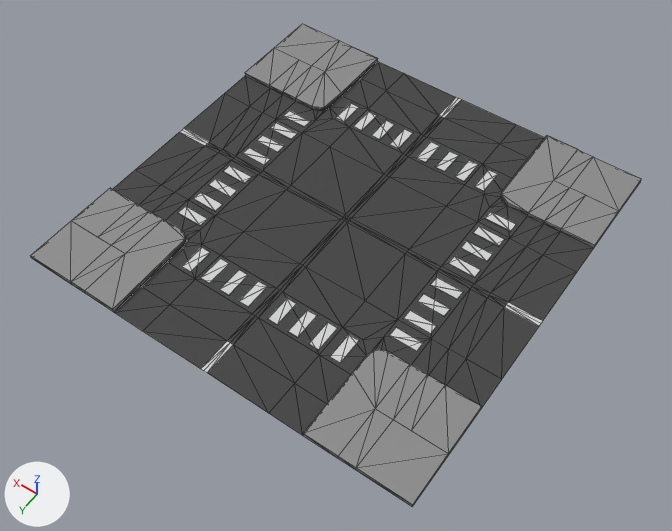
Before and after pictures for a commit that changed the glTF model src/assets/3D_Models/Streets/intersection_road.gltf.
Camera for both pictures: a camera (50 mm lens) standing at (-15.9, 23.1, 32.4) and looking at (-0.6, 1.7, -1.3). The axes (+X, +Y, +Z) are drawn at lower left. The lights are the same throughout. Mesh edges are drawn as thin lines. Where no turn or scale is listed for an object, it has been applied to the vertices. Vertices at the same position are counted once.

Objects in the first picture: 'Intersection'.
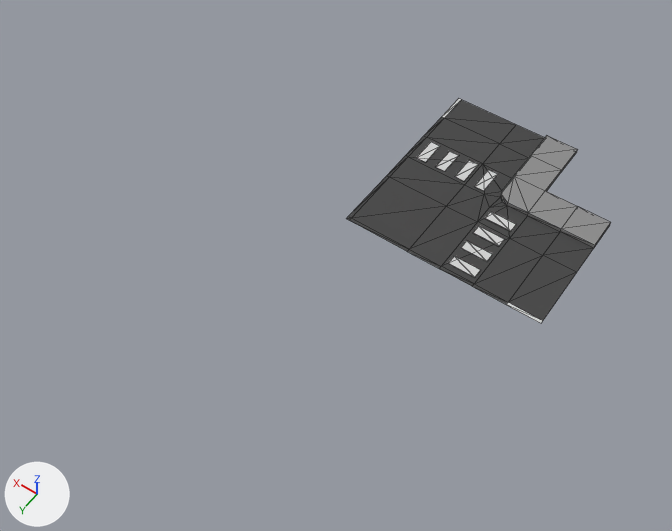
The change in detail:
me_plane is used by ob_intersection; location (0.0, 0.0, 0.0).
me_plane had 647 vertices, 1156 faces and spanned x -10.0..10.0, y -10.0..10.0, z 0.0..0.2.
me_plane now has 161 vertices, 264 faces and spans x -10.0..0.0, y -10.0..0.0, z 0.0..0.2.
me_plane part 1: 24 loose pieces with 288 vertices, spanning x -6.5..6.5, y -6.5..6.5, z 0.0, are deleted.
Part 2, on me_plane:
206 vertices are removed from x -10.0..10.0, y -10.0..10.0, z 0.0..0.2.
443 faces are deleted.
8 vertices are added at x -10.0..-6.7, y -8.3..-6.7, z 0.0..0.2.
10 new faces join them, mat_street (black #444444).
21 new faces join them, mat_sidewalk (grey #8b8b8b).

Where the change shows, as pixel boxes (x1, y1, x2, y2) in the pictures (672 x 531 px):
'Intersection', reshaped (56% narrower, 54% shorter)
    before: (31, 24, 641, 507)
    after: (346, 99, 611, 323)
part 1 of me_plane, deleted
    before: (178, 103, 464, 363)
part 2 of me_plane, cut back
    before: (31, 24, 641, 507)
    after: (472, 136, 611, 304)
